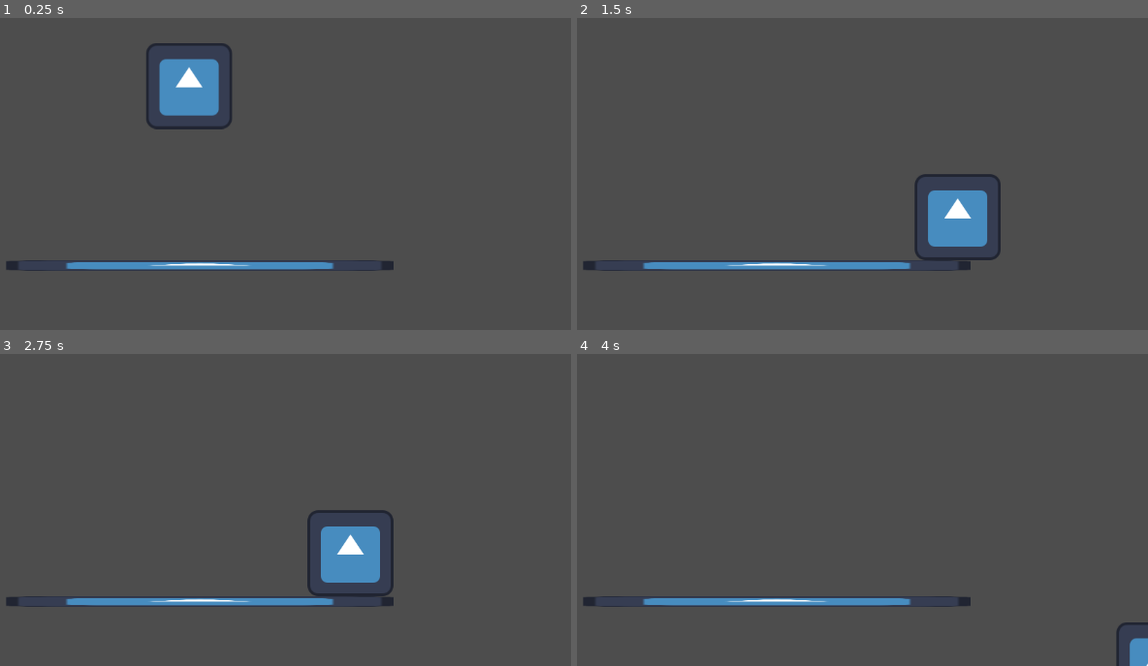
Above: before the commit, frames 1-4 (two rows, left to right).
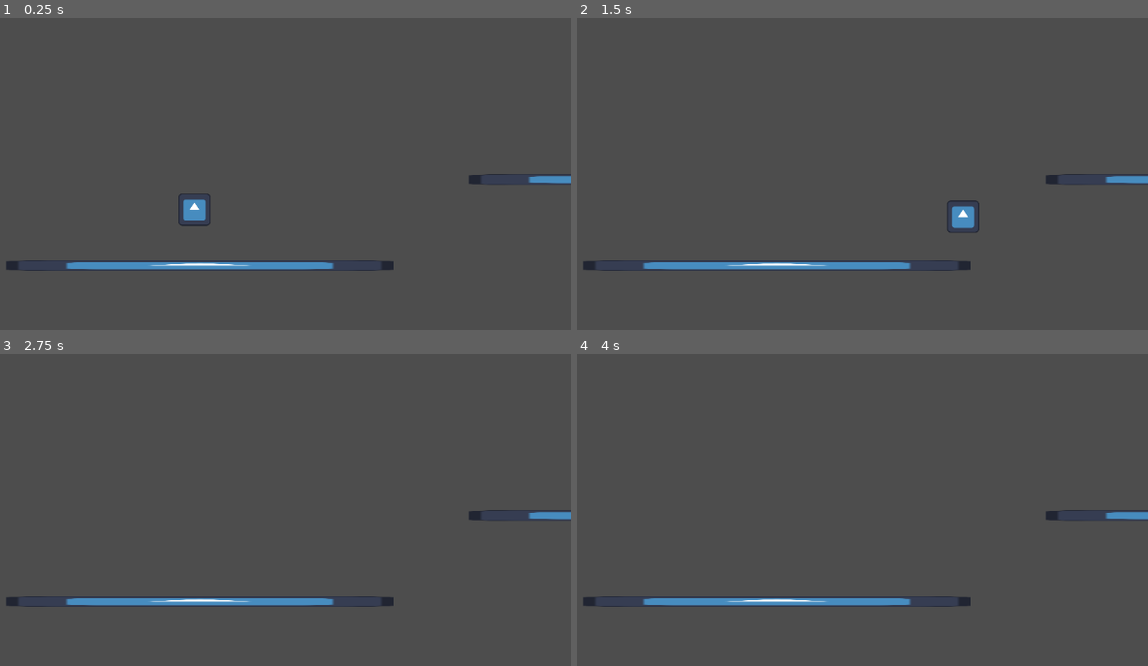
Above: after the commit, the same moments.

Repository: 24362-Jenny/food-scout
Game: Godot game, scene res://scenes/node_2d.tscn
Two runs of this game, one before a commit and one after it. Both use one fixed random seed, a clock stepped at 60 frames per second and the inputs below. The project has no main scene, so this scene is started directly. The engine's default icon, where the game draws it, is replaced by a stand-in: a white triangle on a blue panel in a dark square.
Inputs:
- Up to frame 1 (0.25 s): no input
- Up to frame 2 (1.5 s): tap Enter (ui_accept) at 0.5, 0.6 s; hold Right (ui_right) from 0.53 s (still down); tap W (jump, bound only after the commit) at 0.77, 0.8, 1.07, 1.35 s
- Up to frame 3 (2.75 s): tap W (jump, bound only after the commit) at 1.52, 1.82, 2.3 s; tap Enter (ui_accept) at 1.55, 2.1 s; release Right (ui_right) at 2.03 s; hold Left (ui_left) from 2.03 s (still down)
- Up to frame 4 (4 s): release Left (ui_left) at 2.78 s; hold Right (ui_right) from 2.78 s (still down); tap Enter (ui_accept) at 2.85 s; tap W (jump, bound only after the commit) at 3.02, 3.32, 3.6, 3.77 s

The runs differ from the first frame. In frame 1, 3.2% of the frame differs, in the area x 25-100%, y 8-67%; in frame 2, 2.6%; in frame 3, 2.7%; in frame 4, 0.8%.

Commit message:
platforms

Diff:
--- a/project.godot
+++ b/project.godot
@@ -14,6 +14,15 @@
 config/features=PackedStringArray("4.6", "Forward Plus")
 config/icon="res://icon.svg"
 
+[input]
+
+jump={
+"deadzone": 0.2,
+"events": [Object(InputEventKey,"resource_local_to_scene":false,"resource_name":"","device":-1,"window_id":0,"alt_pressed":false,"shift_pressed":false,"ctrl_pressed":false,"meta_pressed":false,"pressed":false,"keycode":0,"physical_keycode":87,"key_label":0,"unicode":119,"location":0,"echo":false,"script":null)
+, Object(InputEventKey,"resource_local_to_scene":false,"resource_name":"","device":-1,"window_id":0,"alt_pressed":false,"shift_pressed":false,"ctrl_pressed":false,"meta_pressed":false,"pressed":false,"keycode":0,"physical_keycode":4194320,"key_label":0,"unicode":0,"location":0,"echo":false,"script":null)
+]
+}
+
 [physics]
 
 3d/physics_engine="Jolt Physics"
--- a/scenes/node_2d.tscn
+++ b/scenes/node_2d.tscn
@@ -4,7 +4,7 @@
 [ext_resource type="Texture2D" uid="uid://cb1u3wvpoucrh" path="res://icon.svg" id="2_rnjyy"]
 
 [sub_resource type="RectangleShape2D" id="RectangleShape2D_4vge2"]
-size = Vector2(128, 128)
+size = Vector2(48, 48)
 
 [sub_resource type="RectangleShape2D" id="RectangleShape2D_4dvvg"]
 size = Vector2(576, 16)
@@ -12,11 +12,13 @@
 [node name="level one" type="Node2D" unique_id=313817924]
 
 [node name="Player" type="CharacterBody2D" parent="." unique_id=1362996761]
-position = Vector2(584, 256)
+position = Vector2(592, 440)
 script = ExtResource("1_4dvvg")
 metadata/_edit_group_ = true
 
 [node name="Sprite2D" type="Sprite2D" parent="Player" unique_id=1436662192]
+position = Vector2(-9.775162e-06, 3.8146973e-06)
+scale = Vector2(0.37500003, 0.37499994)
 texture = ExtResource("2_rnjyy")
 
 [node name="CollisionShape2D" type="CollisionShape2D" parent="Player" unique_id=1970759441]
@@ -35,3 +37,42 @@
 [node name="CollisionShape2D" type="CollisionShape2D" parent="platform" unique_id=309486608]
 position = Vector2(88, 0)
 shape = SubResource("RectangleShape2D_4dvvg")
+
+[node name="platform2" type="StaticBody2D" parent="." unique_id=69987413]
+position = Vector2(1200, 424)
+metadata/_edit_group_ = true
+
+[node name="Sprite2D" type="Sprite2D" parent="platform2" unique_id=778933740]
+position = Vector2(88, 0)
+scale = Vector2(4.5, 0.12500001)
+texture = ExtResource("2_rnjyy")
+
+[node name="CollisionShape2D" type="CollisionShape2D" parent="platform2" unique_id=1538417898]
+position = Vector2(88, 0)
+shape = SubResource("RectangleShape2D_4dvvg")
+
+[node name="platform3" type="StaticBody2D" parent="." unique_id=1448127487]
+position = Vector2(1864, 368)
+metadata/_edit_group_ = true
+
+[node name="Sprite2D" type="Sprite2D" parent="platform3" unique_id=714173011]
+position = Vector2(88, 0)
+scale = Vector2(4.5, 0.12500001)
+texture = ExtResource("2_rnjyy")
+
+[node name="CollisionShape2D" type="CollisionShape2D" parent="platform3" unique_id=637095048]
+position = Vector2(88, 0)
+shape = SubResource("RectangleShape2D_4dvvg")
+
+[node name="platform4" type="StaticBody2D" parent="." unique_id=2095371965]
+position = Vector2(1616, 240)
+metadata/_edit_group_ = true
+
+[node name="Sprite2D" type="Sprite2D" parent="platform4" unique_id=1524171854]
+position = Vector2(88, 0)
+scale = Vector2(4.5, 0.12500001)
+texture = ExtResource("2_rnjyy")
+
+[node name="CollisionShape2D" type="CollisionShape2D" parent="platform4" unique_id=1983942932]
+position = Vector2(88, 0)
+shape = SubResource("RectangleShape2D_4dvvg")
--- a/scripts/player.gd
+++ b/scripts/player.gd
@@ -11,7 +11,7 @@
 		velocity += get_gravity() * delta
 
 	# Handle jump.
-	if Input.is_action_just_pressed("ui_accept") and is_on_floor():
+	if Input.is_action_just_pressed("jump") and is_on_floor():
 		velocity.y = JUMP_VELOCITY
 
 	# Get the input direction and handle the movement/deceleration.
